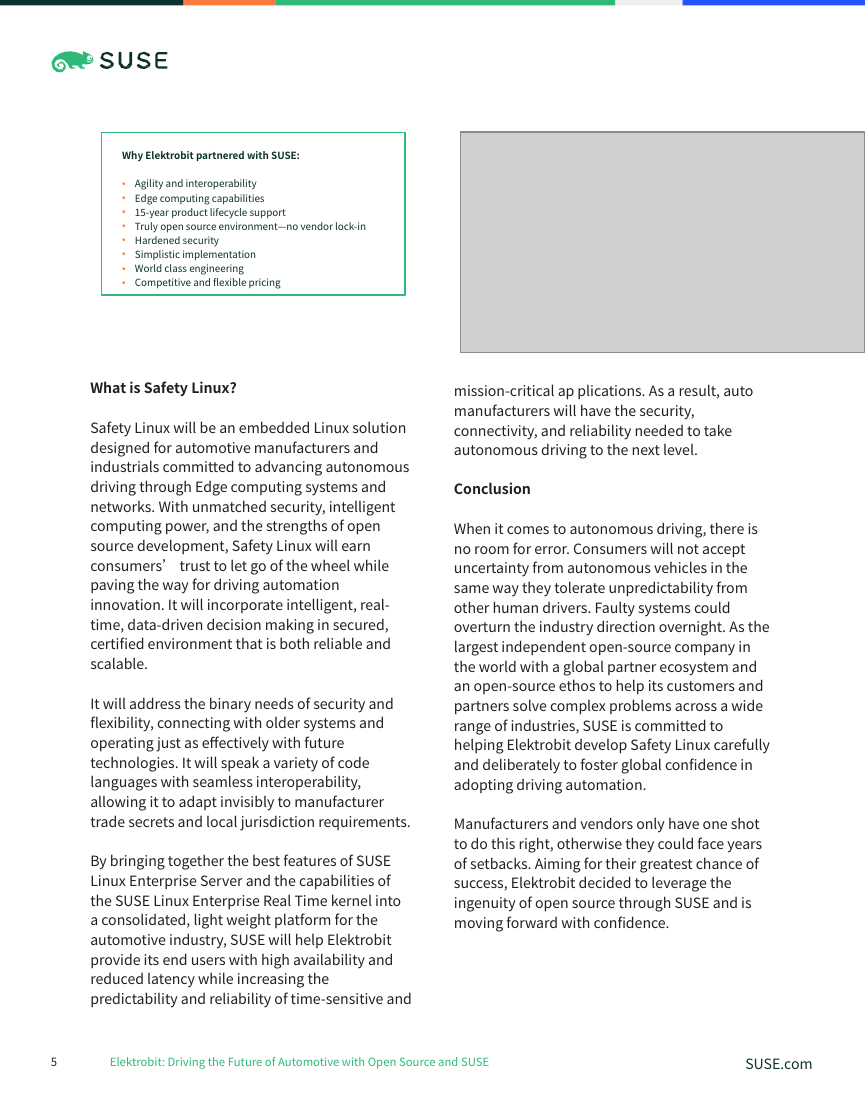
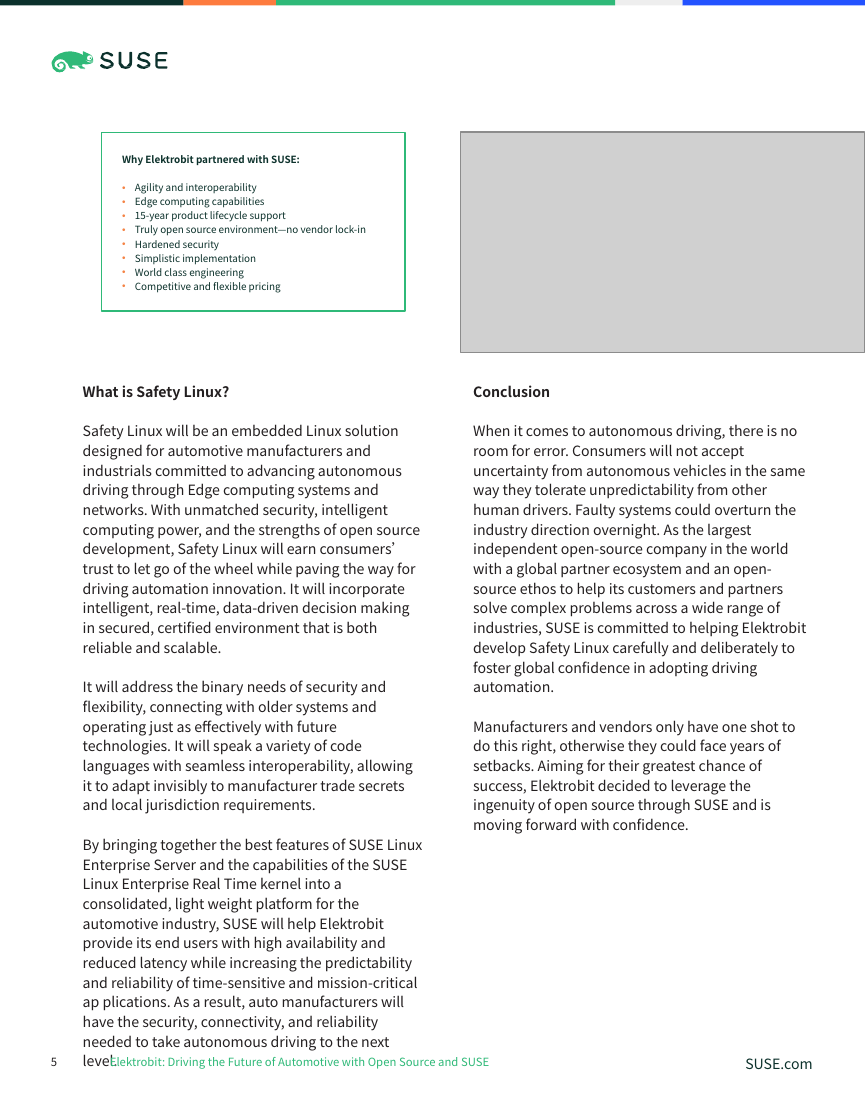
Before and after one commit to vickyhella/marketing-docs, a slide deck: slide 5 of source/whitepaper/elektrobit-ss.pptx. Drawn at 865x1120 pixels with LibreOffice and Linux fonts; fonts in the diff are those of the drawing; grey boxes stand for pictures. Boxes give left, top, right and bottom in pixels: in the first picture for what was removed or moved away, otherwise in the second. Text is boxed around its words. In the diff, an @@ line names an element or a change of style, - is before the commit and + after.

Commit message:
Update source format: elektrobit

```diff
--- a/source/whitepaper/elektrobit-ss.pptx
+++ b/source/whitepaper/elektrobit-ss.pptx
@@ rectangle "Why Elektrobit partnered with SUSE:": place and size @@
-rectangle "Why Elektrobit partnered with SUSE:" at [102, 132, 405, 294]
+rectangle "Why Elektrobit partnered with SUSE:" at [102, 132, 405, 310]
@@ text "What is Safety Linux?": place and size @@
-text "What is Safety Linux?" at [90, 381, 771, 1008]
+text "What is Safety Linux?" at [83, 385, 423, 1066]
@@ text "What is Safety Linux?" at [83, 385, 423, 1066]: columns 2 to 1 @@
@@ text added at [473, 385, 807, 834], 10 pt, text #231F20 @@
+Conclusion
+When it comes to autonomous driving, there is no room for error. Consumers will not accept uncertainty from autonomous vehicles in the same way they tolerate unpredictability from other human drivers. Faulty systems could overturn the industry direction overnight. As the largest independent open-source company in the world with a global partner ecosystem and an open-source ethos to help its customers and partners solve complex problems across a wide range of industries, SUSE is committed to helping Elektrobit develop Safety Linux carefully and deliberately to foster global confidence in adopting driving automation.
+Manufacturers and vendors only have one shot to do this right, otherwise they could face years of setbacks. Aiming for their greatest chance of success, Elektrobit decided to leverage the ingenuity of open source through SUSE and is moving forward with confidence.
@@ text at [454, 482, 771, 932]: paragraphs removed @@
-Conclusion
-When it comes to autonomous driving, there is no room for error. Consumers will not accept uncertainty from autonomous vehicles in the same way they tolerate unpredictability from other human drivers. Faulty systems could overturn the industry direction overnight. As the largest independent open-source company in the world with a global partner ecosystem and an open-source ethos to help its customers and partners solve complex problems across a wide range of industries, SUSE is committed to helping Elektrobit develop Safety Linux carefully and deliberately to foster global confidence in adopting driving automation.
-Manufacturers and vendors only have one shot to do this right, otherwise they could face years of setbacks. Aiming for their greatest chance of success, Elektrobit decided to leverage the ingenuity of open source through SUSE and is moving forward with confidence.
```
Also in this commit, not shown: 5 other slides changed.
